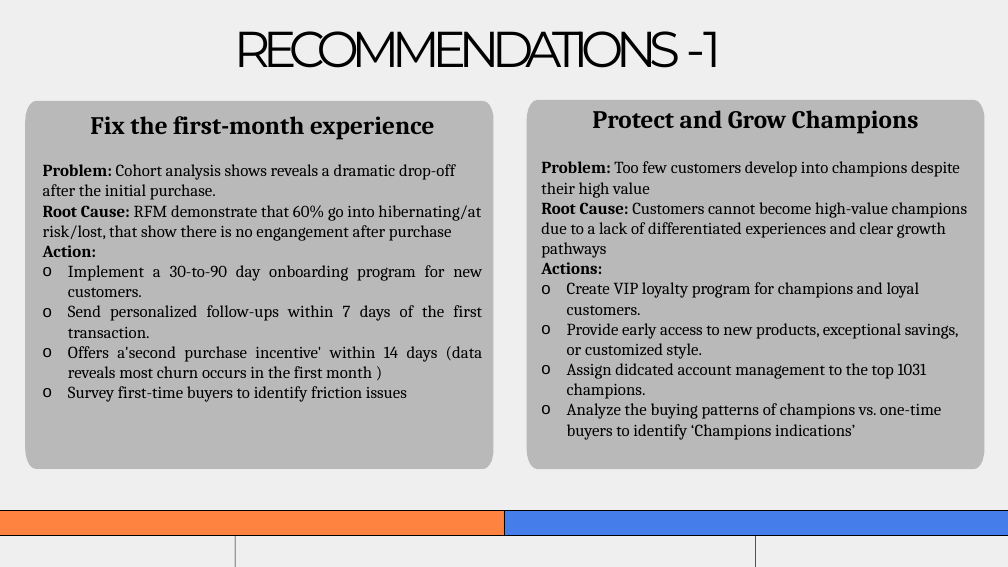
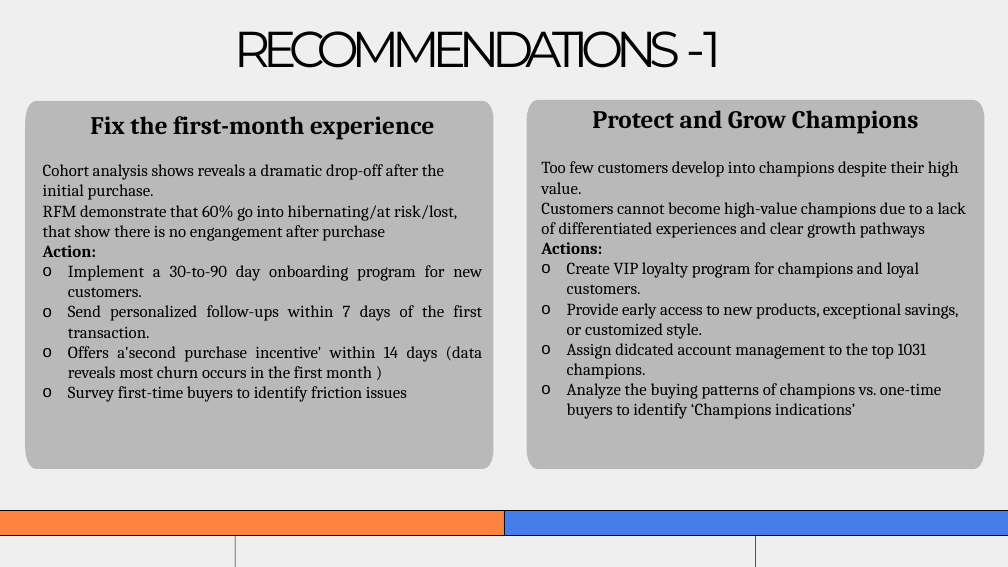
Before and after one commit to TachooDa/Customer-Segmentation-Analysis, a slide deck: slide 16 of cohort retention & rfm analysis.pptx. Drawn at 1008x567 pixels with LibreOffice and Linux fonts; fonts in the diff are those of the drawing. Boxes give left, top, right and bottom in pixels: in the first picture for what was removed or moved away, otherwise in the second. Text is boxed around its words. In the diff, an @@ line names an element or a change of style, - is before the commit and + after.

```diff
--- a/cohort retention & rfm analysis.pptx
+++ b/cohort retention & rfm analysis.pptx
@@ text at [43, 164, 457, 257]: text changed @@
-Problem: Cohort analysis shows reveals a dramatic drop-off after the initial purchase.
-Root Cause: RFM demonstrate that 60% go into hibernating/at risk/lost, that show there is no engangement after purchase
-Action:
+Cohort analysis shows reveals a dramatic drop-off after the initial purchase.
+RFM demonstrate that 60% go into hibernating/at risk/lost, that show there is no engangement after purchase
+Action:
@@ text at [541, 161, 966, 254]: text changed @@
-Problem: Too few customers develop into champions despite their high value
-Root Cause: Customers cannot become high-value champions due to a lack of differentiated experiences and clear growth pathways
-Actions:
+Too few customers develop into champions despite their high value.
+Customers cannot become high-value champions due to a lack of differentiated experiences and clear growth pathways
+Actions:
```
Also in this commit, not shown: 3 other slides changed.
